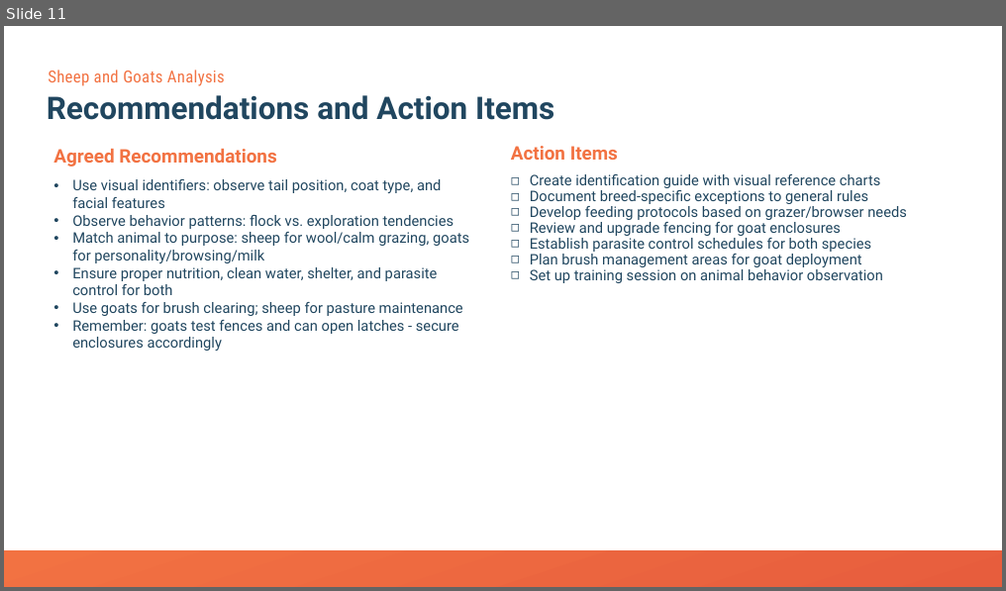
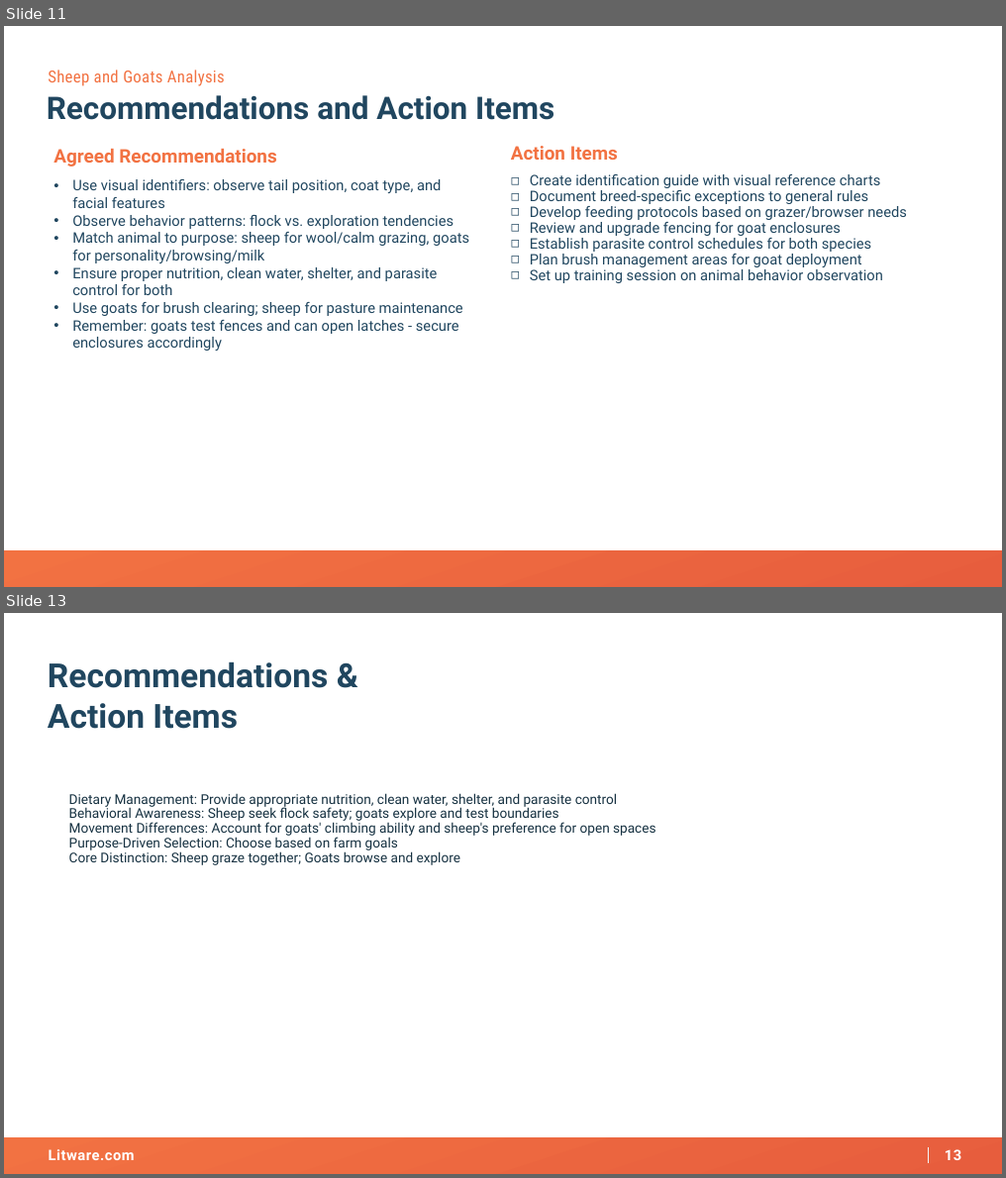
Before and after one commit to AKercha1/justtemporary, a slide deck: create-a-project-from-remediat-20260210171110/artifacts/kickoff-deck.pptx. Shown one above the other, each under a label of ours: slide 11 before the commit, slides 11 and 13 after it; the slides between them are not shown. The pictures are 1006x591 and 1006x1178 pixels, drawn with LibreOffice and Linux fonts; fonts in the diff are those of the drawing; background and template pictures are left out. Boxes give left, top, right and bottom in pixels: in the first picture for what was removed or moved away, otherwise in the second. Text is boxed around its words. In the diff, an @@ line names an element or a change of style, - is before the commit and + after.

```diff
--- a/create-a-project-from-remediat-20260210171110/artifacts/kickoff-deck.pptx
+++ b/create-a-project-from-remediat-20260210171110/artifacts/kickoff-deck.pptx
@@ slide 13 added at (4, 613, 1002, 1174), background #FFFFFF; not listed: 4 template elements that a slide beside it also shows @@
@@ text added at (48, 662, 328, 729), 32 pt, text #20465F, bold @@
+Recommendations & Action Items
@@ text added at (69, 793, 656, 865), 13 pt, text #173242 @@
+Dietary Management: Provide appropriate nutrition, clean water, shelter, and parasite control
+Behavioral Awareness: Sheep seek flock safety; goats explore and test boundaries
+Movement Differences: Account for goats' climbing ability and sheep's preference for open spaces
+Purpose-Driven Selection: Choose based on farm goals
+Core Distinction: Sheep graze together; Goats browse and explore
```
Also in this commit, not shown: 1 other slide added.
